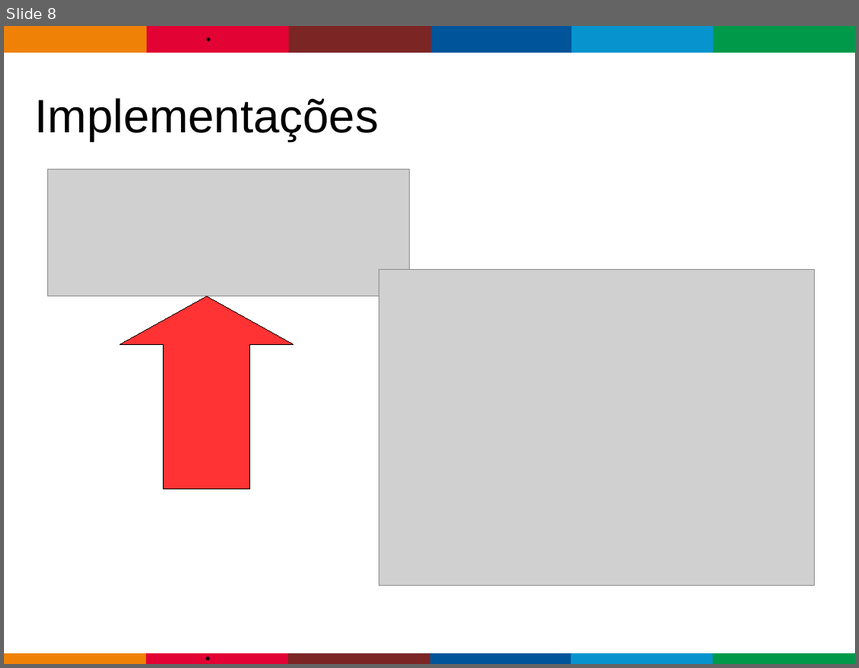
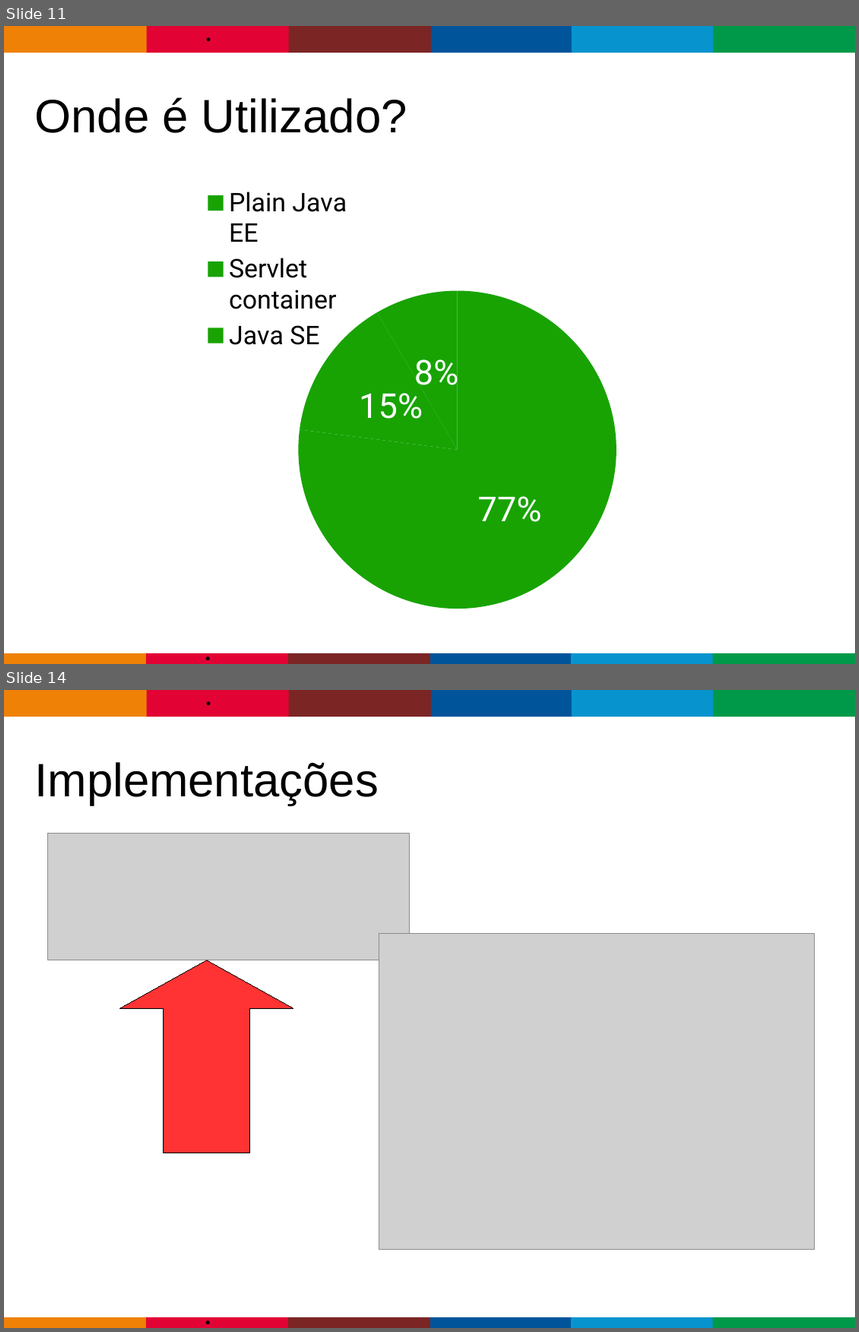
Before and after one commit to gastaldi/talks, a slide deck: CDI/TDC2015/TDC_2015-CDI-2.0.odp. Shown one above the other, each under a label of ours: slide 8 before the commit, slides 11 and 14 after it; the slides between them are not shown. The pictures are 859x668 and 859x1332 pixels, drawn with LibreOffice and Linux fonts; fonts in the diff are those of the drawing; grey boxes stand for pictures; background and template pictures are left out. Boxes give left, top, right and bottom in pixels: in the first picture for what was removed or moved away, otherwise in the second. Text is boxed around its words. In the diff, an @@ line names an element or a change of style, - is before the commit and + after.

```diff
--- a/CDI/TDC2015/TDC_2015-CDI-2.0.odp
+++ b/CDI/TDC2015/TDC_2015-CDI-2.0.odp
@@ slide 11 added at (4,26,855,664), background #FFFFFF; not listed: 13 template elements that a slide beside it also shows @@
@@ title added at (35,97,408,133), 43.7 pt, text #000000 @@
+Onde é Utilizado?
@@ pie chart added at (197,180,691,627) @@
+categories: Plain Java EE, Servlet container, Java SE
+Series 1: 77, 15, 8
+Series 2: 77, 15, 8
@@ what was slide 8 is now slide 14 @@
```
Also in this commit, not shown: 5 slides changed, 9 other slides added, 4 slides removed.
